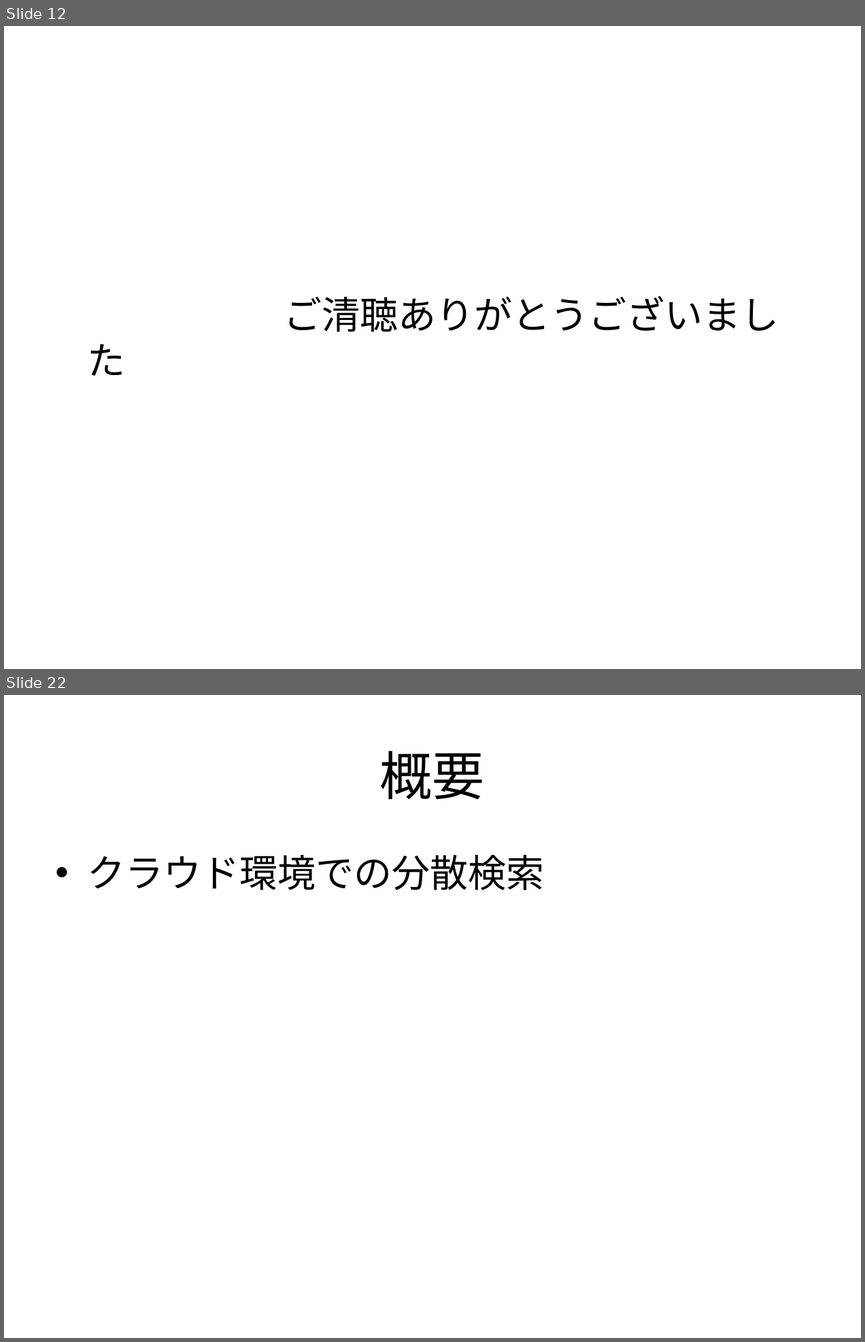
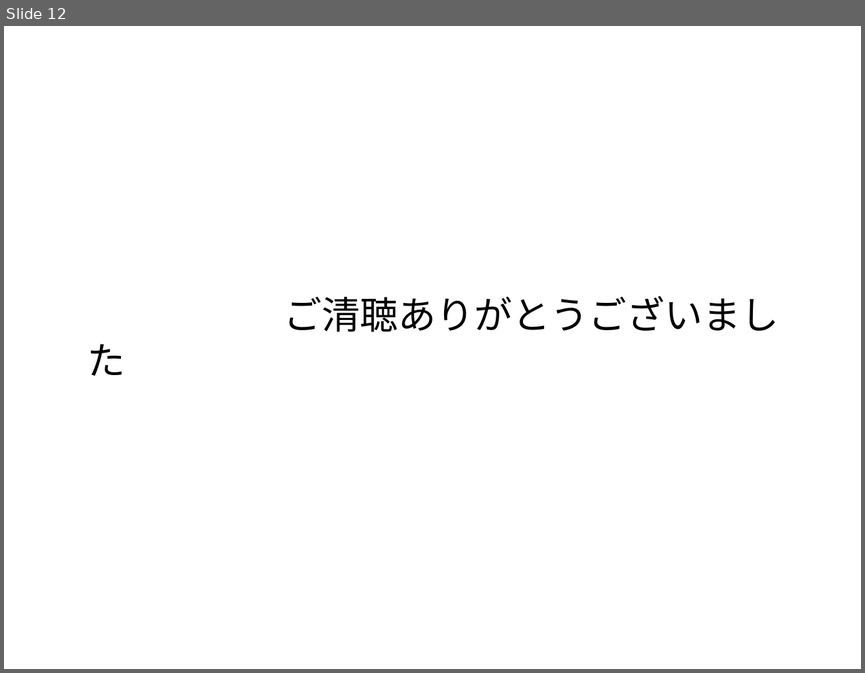
Before and after one commit to yu-icchi/cloud-search-engine, a slide deck: demo/sample.ppt. Shown one above the other, each under a label of ours: slides 12 and 22 before the commit, slide 12 after it; the slides between them are not shown. The pictures are 865x1342 and 865x673 pixels, drawn with LibreOffice and Linux fonts; fonts in the diff are those of the drawing. Boxes give left, top, right and bottom in pixels: in the first picture for what was removed or moved away, otherwise in the second. Text is boxed around its words. In the diff, an @@ line names an element or a change of style, - is before the commit and + after.

```diff
--- a/demo/sample.ppt
+++ b/demo/sample.ppt
@@ slide 22 removed at (x1=4, y1=695, x2=861, y2=1338), background #FFFFFF @@
@@ title removed at (x1=380, y1=751, x2=485, y2=800) @@
-概要
@@ text removed at (x1=88, y1=855, x2=545, y2=890) @@
-• クラウド環境での分散検索
```
Also in this commit, not shown: 3 slides changed, 16 other slides removed, 3 other files.
